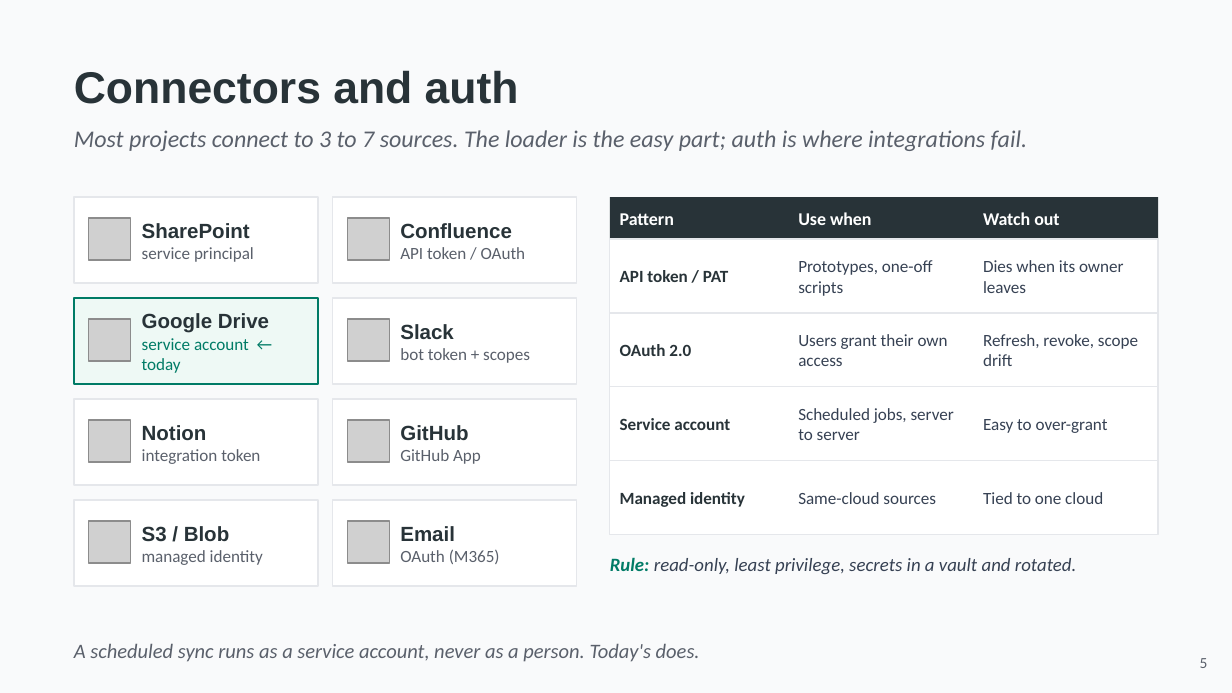
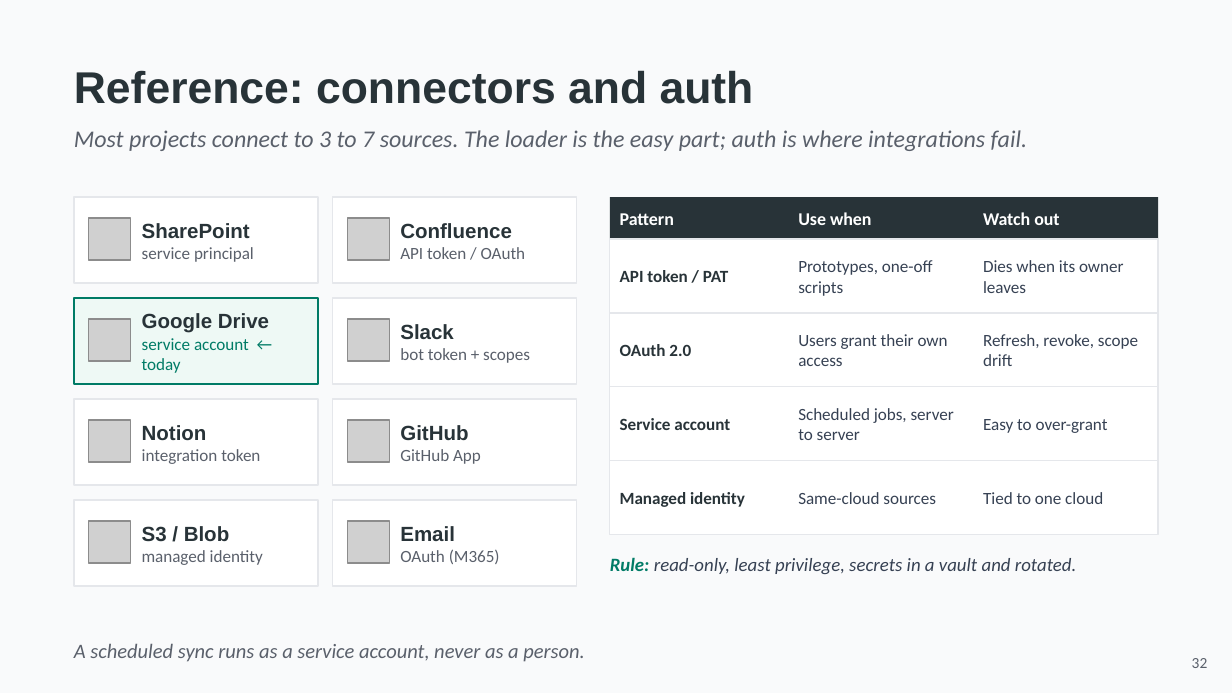
Before and after one commit to hasankanaan26/acme-desk, a slide deck: slide 32 of slides/part1-source.pptx (slide 5 before the commit). Drawn at 1232x693 pixels with LibreOffice and Linux fonts; fonts in the diff are those of the drawing; grey boxes stand for pictures. Boxes give left, top, right and bottom in pixels: in the first picture for what was removed or moved away, otherwise in the second. Text is boxed around its words. In the diff, an @@ line names an element or a change of style, - is before the commit and + after.

```diff
--- a/slides/part1-source.pptx
+++ b/slides/part1-source.pptx
@@ text at [74,70,754,104]: text changed @@
-Connectors and auth
+Reference: connectors and auth
@@ text at [74,644,585,662]: text changed @@
-A scheduled sync runs as a service account, never as a person. Today's does.
+A scheduled sync runs as a service account, never as a person.
@@ text at [1192,658,1208,668]: text changed @@
-5
+32
```
Also in this commit, not shown: 14 other slides changed, 21 slides added, 6 slides removed, 28 other files.
